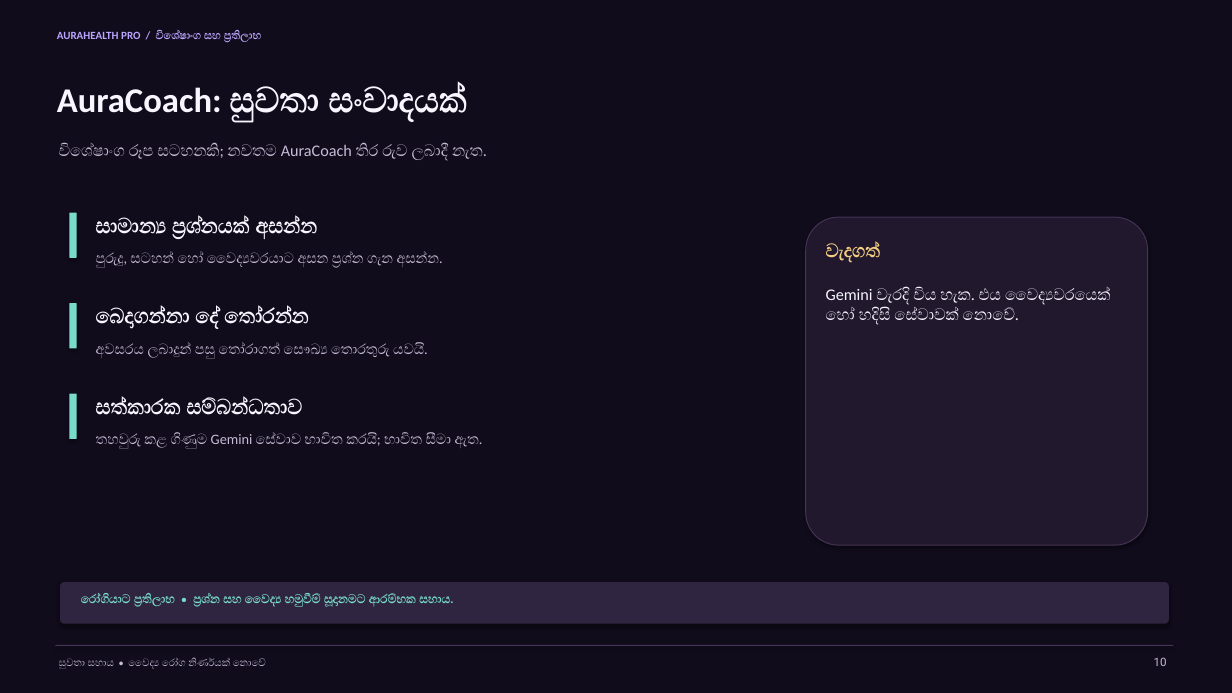
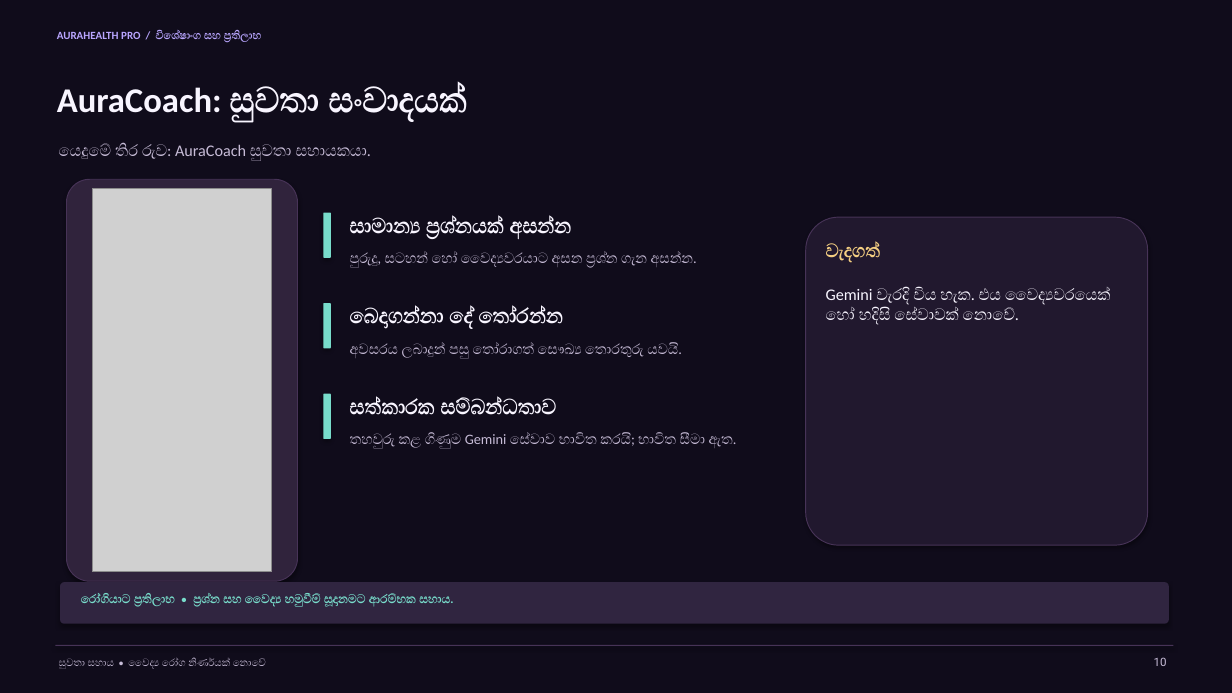
Before and after one commit to mrh995044-a11y/aura-helth-pro-complet, a slide deck: slide 10 of deliverables/AuraHealth-Pro-Features-and-Benefits-Sinhala-Animated.pptx. Drawn at 1232x693 pixels with LibreOffice and Linux fonts; fonts in the diff are those of the drawing; grey boxes stand for pictures. Boxes give left, top, right and bottom in pixels: in the first picture for what was removed or moved away, otherwise in the second. Text is boxed around its words. In the diff, an @@ line names an element or a change of style, - is before the commit and + after.

Commit message:
Update presentations with current app screenshots

```diff
--- a/deliverables/AuraHealth-Pro-Features-and-Benefits-Sinhala-Animated.pptx
+++ b/deliverables/AuraHealth-Pro-Features-and-Benefits-Sinhala-Animated.pptx
@@ text at [59,143,371,161]: text changed @@
-විශේෂාංග රූප සටහනකි; නවතම AuraCoach තිර රුව ලබාදී නැත.
+යෙදුමේ තිර රුව: AuraCoach සුවතා සහායකයා.
@@ rounded rectangle added at [67,179,298,581], fill #30233C, outline #473357 0.75 pt @@
@@ picture added at [92,189,272,572] @@
@@ text "සාමාන්‍ය ප්‍රශ්නයක් අසන්න": place and size @@
-text "සාමාන්‍ය ප්‍රශ්නයක් අසන්න" at [96,217,318,239]
+text "සාමාන්‍ය ප්‍රශ්නයක් අසන්න" at [350,217,572,239]
@@ text "පුරුදු, සටහන් හෝ වෛද්‍යවරයාට අසන ...": place and size @@
-text "පුරුදු, සටහන් හෝ වෛද්‍යවරයාට අසන ..." at [96,252,443,268]
+text "පුරුදු, සටහන් හෝ වෛද්‍යවරයාට අසන ..." at [350,252,697,268]
@@ text "බෙදාගන්නා දේ තෝරන්න": place and size @@
-text "බෙදාගන්නා දේ තෝරන්න" at [96,307,308,329]
+text "බෙදාගන්නා දේ තෝරන්න" at [350,307,563,329]
@@ text "අවසරය ලබාදුන් පසු තෝරාගත් සෞඛ්‍ය ...": place and size @@
-text "අවසරය ලබාදුන් පසු තෝරාගත් සෞඛ්‍ය ..." at [96,342,428,358]
+text "අවසරය ලබාදුන් පසු තෝරාගත් සෞඛ්‍ය ..." at [350,342,682,358]
@@ 3 rounded rectangles: place and size @@
-3 rounded rectangles at [69,213,77,439]
+3 rounded rectangles at [323,213,331,439]
@@ text "සත්කාරක සම්බන්ධතාව": place and size @@
-text "සත්කාරක සම්බන්ධතාව" at [96,398,303,415]
+text "සත්කාරක සම්බන්ධතාව" at [350,398,557,415]
@@ text "තහවුරු කළ ගිණුම Gemini සේවාව ...": place and size @@
-text "තහවුරු කළ ගිණුම Gemini සේවාව ..." at [96,433,483,449]
+text "තහවුරු කළ ගිණුම Gemini සේවාව ..." at [350,433,737,449]
```
Also in this commit, not shown: 9 other slides changed, 11 other files.
